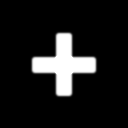
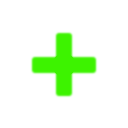
Layer changes from the first 128 x 128 image to the second:
painted on "press" over [30, 31, 98, 98]
hid "Background" over [0, 0, 128, 128]
